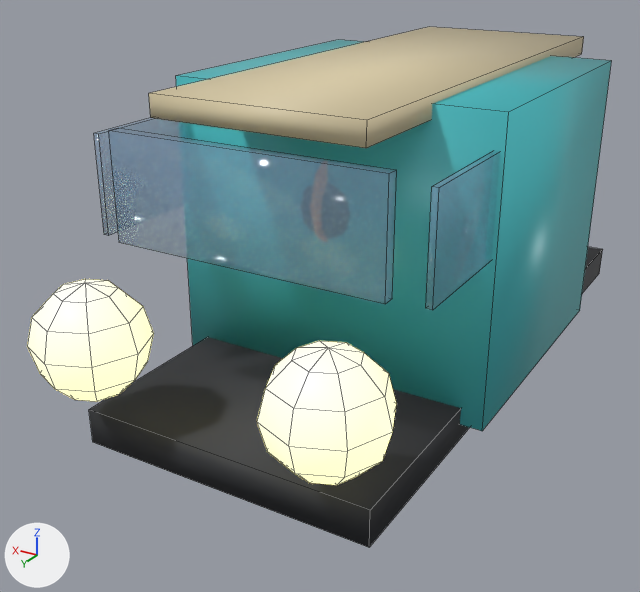
Two versions of the Blender file assets-src/cars/combi/combi.blend, one commit apart.
Rendered twice from a 50 mm camera at (-1.37, 2.86, 1.54) aimed at (0.14, 0.33, 0.28). The axes (+X, +Y, +Z) are drawn at lower left. The lights are the same throughout. The older version comes first. Mesh edges are drawn as thin lines.

In view in the first picture: 'Combi'.
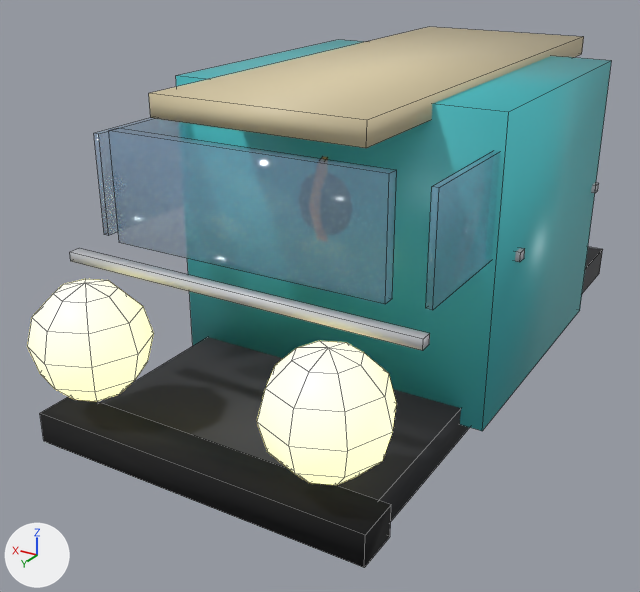
Boxes (x1, y1, x2, y2) around the edits, measured in the pictures (640 x 592 px):
'Combi', reshaped: before (27, 27, 611, 547); after (27, 27, 611, 568)
part 1 of me_combi, added: after (591, 183, 599, 193)
part 2 of me_combi, added: after (515, 248, 525, 262)
part 3 of me_combi, added: after (70, 248, 430, 351)
part 4 of me_combi, added: after (40, 397, 391, 568)

What the commit changed:
Material 'Rubber' (mat_rubber) is new.
Its base color is (0.00304, 0.00335, 0.00439) (black #0a0b0e).
Its roughness is 0.9.
Material 'Glass.001' (mat_glass_001) is new.
Its base color is (0.0103, 0.0212, 0.0395) (dark blue #1a2838).
Its roughness is 0.06.
Its alpha is 0.55.
Material 'Trim' (mat_trim) is new.
Its base color is (0.584, 0.604, 0.638) (light grey #c9ccd1).
Its roughness is 0.38.
Material 'Rubber.001' (mat_rubber_001) is new.
Its base color is (0.00304, 0.00304, 0.00304) (black #0a0a0a).
Its roughness is 0.85.
me_combi is used by ob_combi; location (0.0, 0.0, 0.0).
me_combi had 354 vertices, 360 faces and spanned x -0.58..0.58, y -1.15..1.38, z -0.01..1.07.
me_combi now has 390 vertices, 388 faces and spans x -0.59..0.59, y -1.15..1.38, z -0.01..1.07.
me_combi part 1: a new loose piece, a box spanning x -0.59..0.59, y -0.52..-0.48, z 0.565..0.595, in mat_trim (light grey #c9ccd1).
me_combi part 2: a new loose piece, a box spanning x -0.59..0.59, y 0.33..0.37, z 0.565..0.595, in mat_trim (light grey #c9ccd1).
me_combi part 3: a new loose piece, a box spanning x -0.59..0.59, y 1.03..1.07, z 0.565..0.595, in mat_trim (light grey #c9ccd1).
me_combi part 4: a new loose piece, a box spanning x -0.56..0.56, y 1.15..1.29, z 0.05..0.15, in mat_rubber (black #0a0b0e).
Other edits to the shape of me_combi do not show in these pictures.
me_combi no longer uses material mat_matte_002 (dark green #3d4a22).
me_combi no longer uses material mat_matte_003 (black #111111).
me_combi gains material mat_trim (light grey #c9ccd1).
me_combi gains material mat_rubber (black #0a0b0e).
me_combi gains material mat_glass_001 (dark blue #1a2838).
me_combi gains material mat_rubber_001 (black #0a0a0a).
